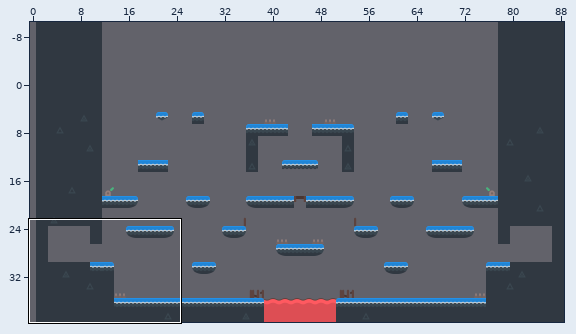
An edit to a level. Tiled map, ProyectosHito2/KOTJ_CargaMapas/resources/mapas/mapaHielo.tmx. Above, an overview of the earlier version with the close-up marked.
Close-up. As it was:
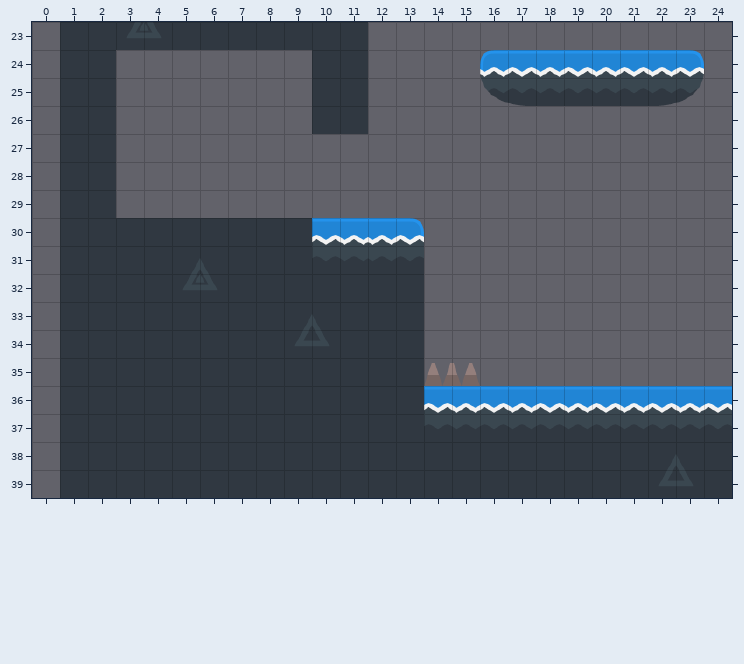
Cells are 32x32 px. Shown: x 0..24, y 23..39. The commit also changed other parts of the map, which this record leaves out. The old version is drawn lined up with the new one.
After:
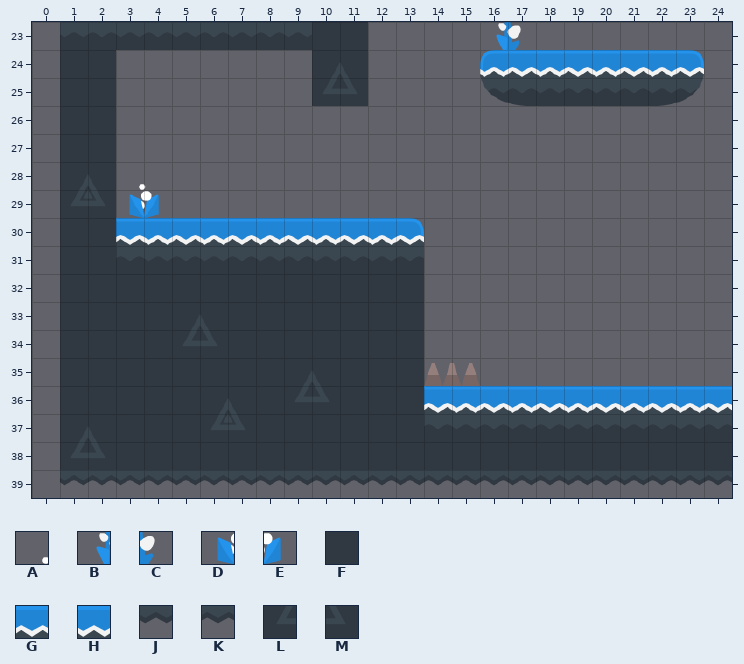
Key: from "tilesheet_complete": A 462, B 502, C 503, D 506, E 507, F 528, G 531, H 532, J 582, K 583, L 660, M 661.
_ is an empty cell.
Change:
map size 90x50 -> 90x40 cells (old content now starts at 0,-10; both pictures use the new coordinates)
Layer "Escenario":
y 23: x 16..17 __ -> BC
y 26: x 10..11 FF -> __
y 28: x 3 _ -> A
y 29: x 3..4 __ -> DE
y 30: x 3..11 FFFFFFFGH -> GHGHGHGHG
y 39: x 1..24 FFFFFFFFFFFFFFFFFFFFFLMF -> JKJKJKJKJKJKJKJKJKJKJKJK
